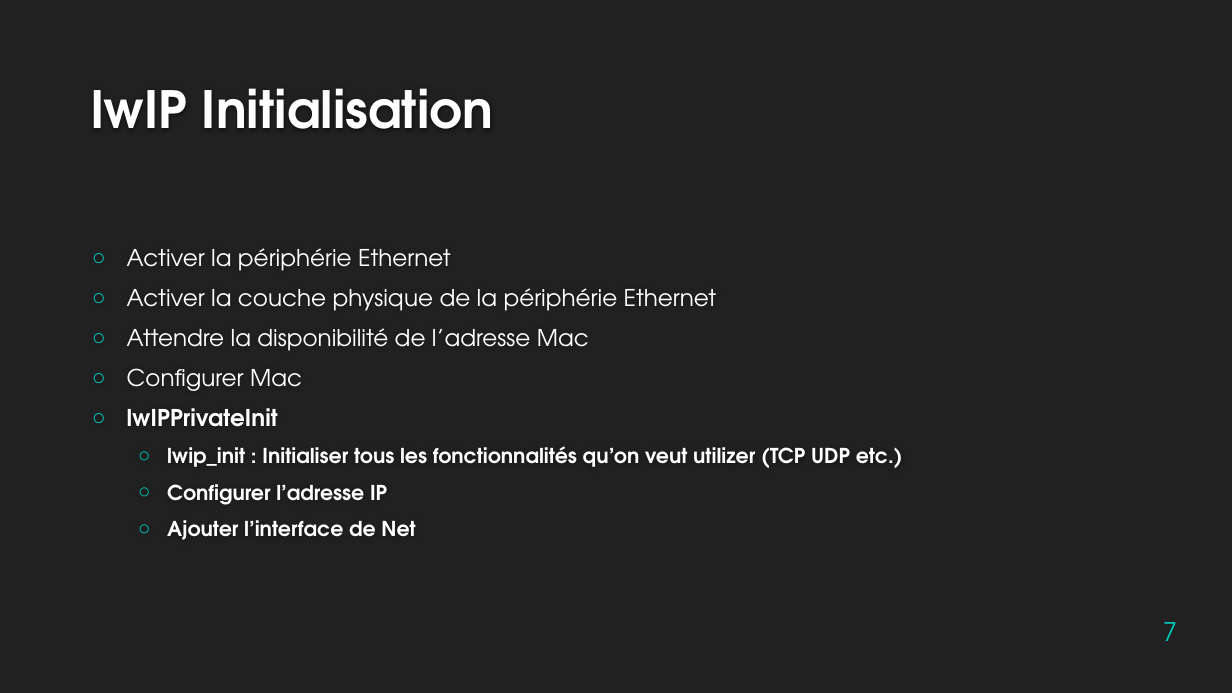
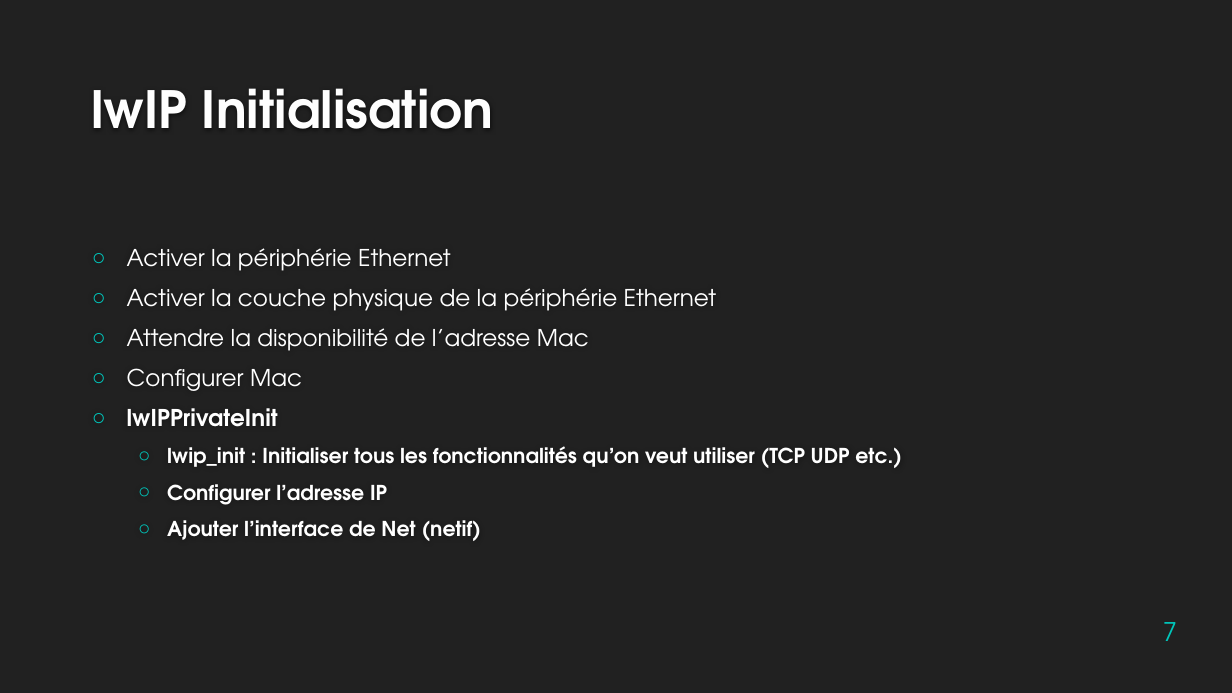
Before and after one commit to Jing2333/Cassiopee, a slide deck: slide 7 of Livrables/LwIP pour TIVA-C.pptx. Drawn at 1232x693 pixels with LibreOffice and Linux fonts; fonts in the diff are those of the drawing; background and template pictures are left out. Boxes give left, top, right and bottom in pixels: in the first picture for what was removed or moved away, otherwise in the second. Text is boxed around its words. In the diff, an @@ line names an element or a change of style, - is before the commit and + after.

```diff
--- a/Livrables/LwIP pour TIVA-C.pptx
+++ b/Livrables/LwIP pour TIVA-C.pptx
@@ text at (x1=167, y1=446, x2=902, y2=468): text changed @@
-  ○ lwip_init : Initialiser tous les fonctionnalités qu’on veut utilizer (TCP UDP etc.)
+  ○ lwip_init : Initialiser tous les fonctionnalités qu’on veut utiliser (TCP UDP etc.)
@@ text at (x1=167, y1=520, x2=482, y2=541): text changed @@
-  ○ Ajouter l’interface de Net
+  ○ Ajouter l’interface de Net (netif)
```
Also in this commit, not shown: 2 other slides changed.
